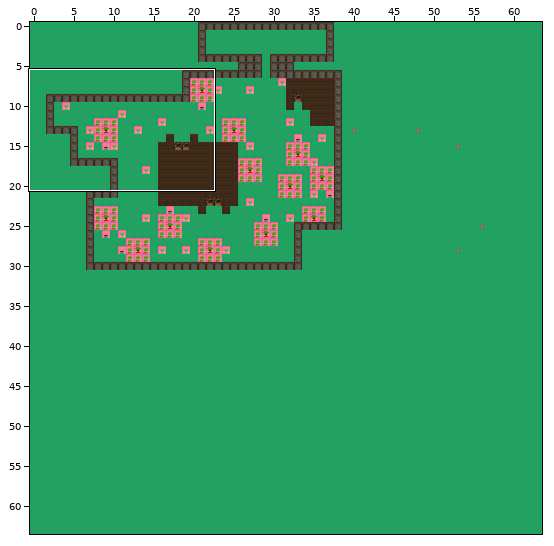
An edit to a level. Tiled map, assets/tiled/mapFarm.tmx. Above, an overview of the earlier version with the close-up marked.
Close-up. Before the commit:
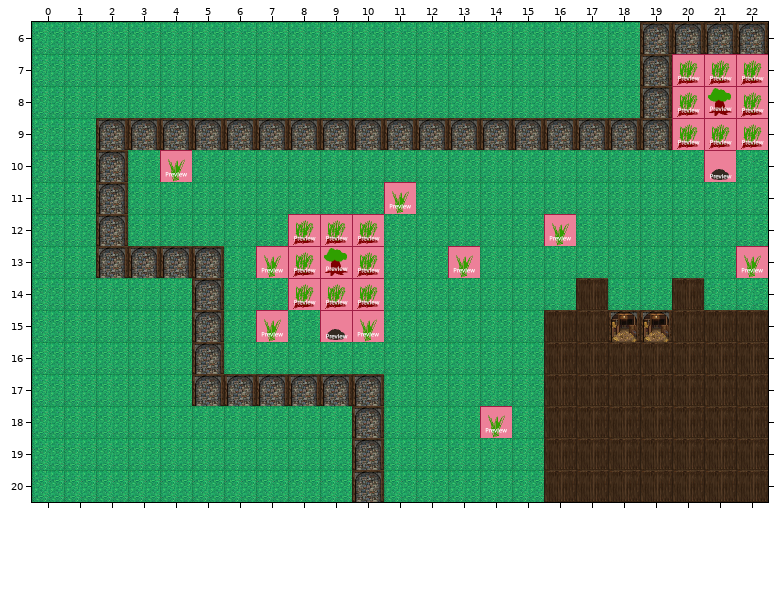
Cells are 64x64 px. Shown: x 0..22, y 6..20.
Once edited:
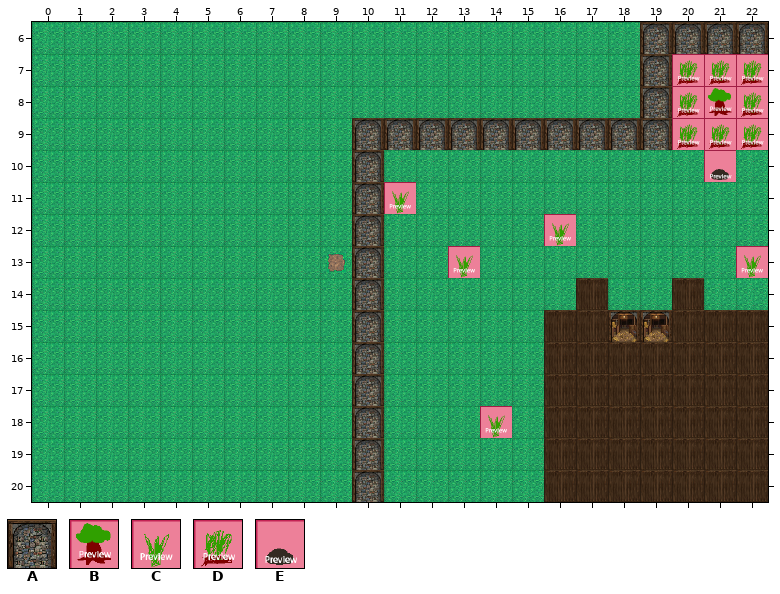
Key: from "tileset": A 8, B 10, C 18, D 26, E 42.
_ is an empty cell, . an unchanged one.
Changes in this commit:
--- layer "walls"
@@ x 2..10 @@
- 9 AAAAAAAA.
-10 A.C....._
-11 A......._
-12 A.....DDD
-13 AAAA.CDBD
-14 ...A..DDD
-15 ...A.C.EC
-16 ...A...._
-17 ...AAAAA.
+ 9 ________.
+10 _._.....A
+11 _.......A
+12 _.....__A
+13 ____.___A
+14 ..._..__A
+15 ..._._._A
+16 ..._....A
+17 ..._____.
Changed places in both close-ups, as pixel boxes (x1, y1, x2, y2):
changed: (96, 118, 384, 406)
